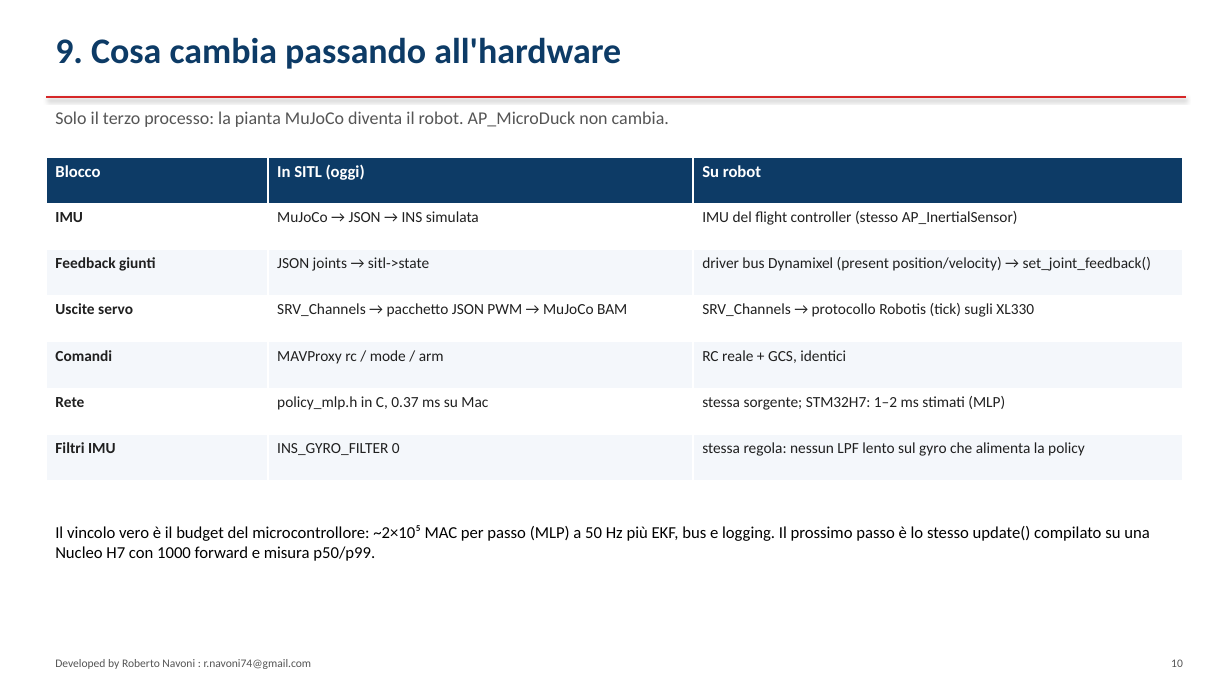
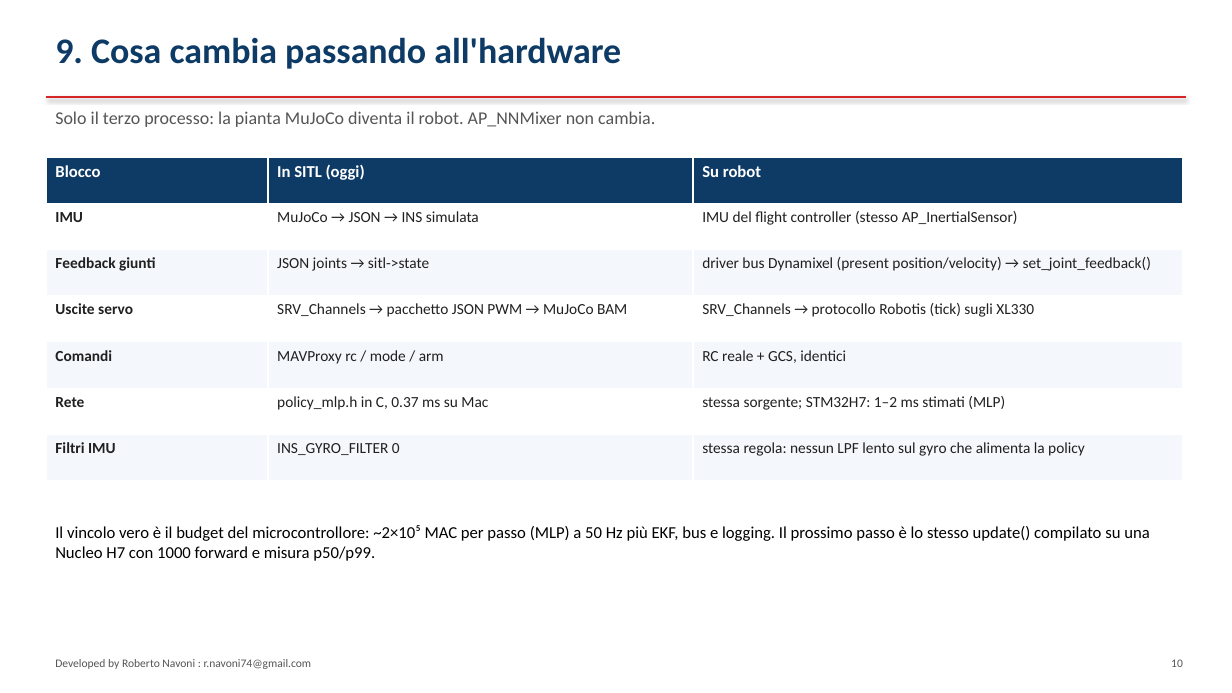
Before and after one commit to virtualrobotix/Arudpilot-Neural-Mixer, a slide deck: slide 10 of docs/architettura-integrazione.pptx. Drawn at 1232x693 pixels with LibreOffice and Linux fonts; fonts in the diff are those of the drawing. Boxes give left, top, right and bottom in pixels: in the first picture for what was removed or moved away, otherwise in the second. Text is boxed around its words. In the diff, an @@ line names an element or a change of style, - is before the commit and + after.

```diff
--- a/docs/architettura-integrazione.pptx
+++ b/docs/architettura-integrazione.pptx
@@ text at [55,111,655,127]: text changed @@
-Solo il terzo processo: la pianta MuJoCo diventa il robot. AP_MicroDuck non cambia.
+Solo il terzo processo: la pianta MuJoCo diventa il robot. AP_NNMixer non cambia.
```
Also in this commit, not shown: 10 other slides changed, 24 other files.
